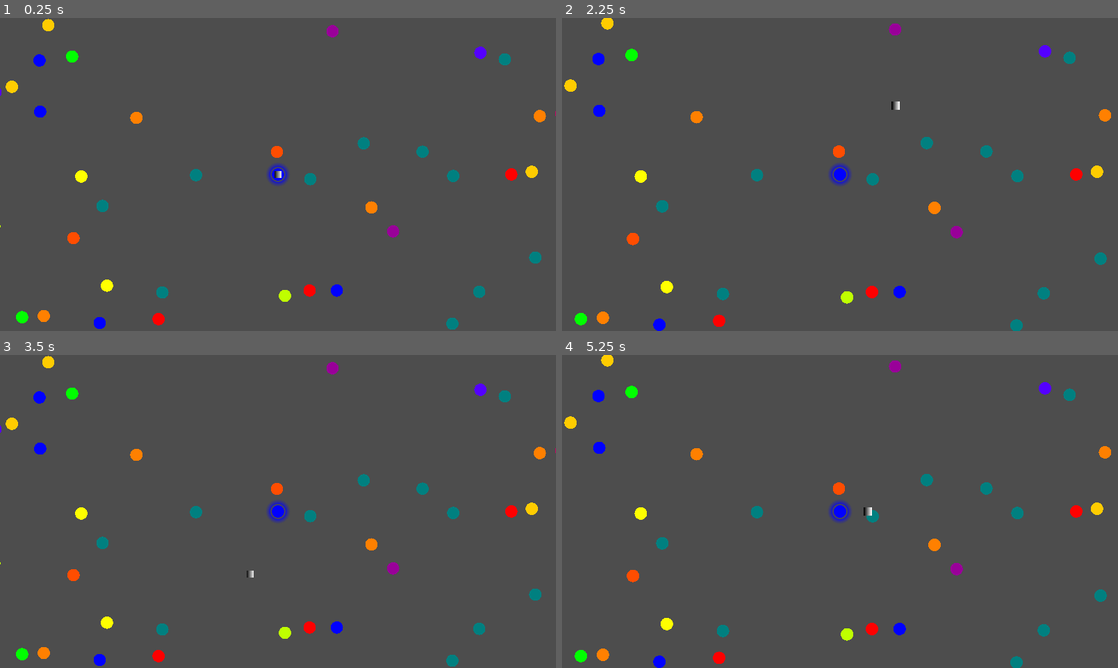
Above: before the commit, frames 1-4 (two rows, left to right).
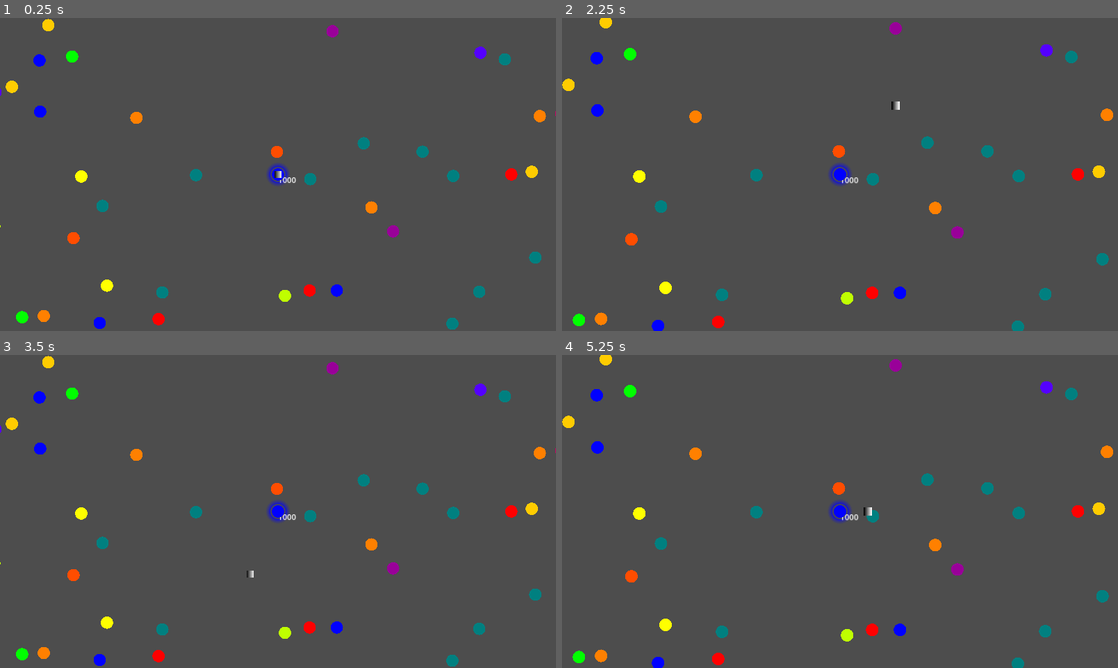
Above: after the commit, the same moments.

Repository: everett-ripley/Colour-Cascade-Game
Game: Godot game, scene res://Scenes/game_scene.tscn
Same seed, same stepped clock (60 frames per second), same inputs: the game is played once before the commit and once after it. The project has no main scene, so this scene is started directly.
Inputs (mouse positions are in pixels of both pictures, inside the frame that each line leads up to):
- Up to frame 1 (0.25 s): no input
- Up to frame 2 (2.25 s): tap Enter at 0.5, 2 s; move the mouse to (962, 158) at 0.52 s; click (962, 158) at 0.6 s; tap Space at 1.25 s; move the mouse to (728, 190) at 1.27 s; right-click (728, 190) at 1.35 s; move the mouse to (895, 105) at 2.02 s; tap Mouse wheel up (ZoomIn) at 2.1 s
- Up to frame 3 (3.5 s): tap Space at 2.75 s; move the mouse to (250, 574) at 2.77 s; tap Mouse wheel down (ZoomOut) at 2.85 s
- Up to frame 4 (5.25 s): tap Enter at 3.5 s; move the mouse to (1006, 558) at 3.52 s; click (1006, 558) at 3.6 s; tap Space at 4.25 s; move the mouse to (673, 464) at 4.27 s; right-click (673, 464) at 4.35 s; move the mouse to (867, 511) at 5.02 s; tap Mouse wheel up (ZoomIn) at 5.1 s

The runs differ from the first frame. In frame 1, less than 0.1% of the frame differs, in the area x 50-54%, y 50-53%; in frame 2, 0.8%, in the area x 0-100%, y 0-100%; in frame 3, less than 0.1%; in frame 4, 0.8%.

Commit message:
Beginning the health system
Added signals from nodes to game logic.

Still need some way to integrate connection length and do the gui.

Diff:
--- a/Scenes/chunk.gd
+++ b/Scenes/chunk.gd
@@ -23,6 +23,7 @@
 	generate_nodes()
 
 func generate_nodes()->void:
+	var parent = get_parent()
 	var offset : Vector2 = -1 * Vector2(x_units*unit_size, y_units*unit_size) / 2
 	for y in (y_units):
 		for x in (x_units):
@@ -34,6 +35,9 @@
 				var randomness : Vector2 = Vector2(randf_range(-1*shift_randomness, shift_randomness),randf_range(-1*shift_randomness, shift_randomness))
 				new_node.position = Vector2(x,y) * unit_size + randomness + offset
 				colour_nodes.append(new_node)
+				new_node.connect("activated", parent.node_activated)
+				new_node.connect("dead", parent.node_killed)
+				new_node.connect("colour_flipped", parent.node_flipped)
 
 	if len(colour_nodes) < minimum_nodes:
 		for i in colour_nodes:
--- a/Scenes/colour_node.gd
+++ b/Scenes/colour_node.gd
@@ -51,6 +51,8 @@
 
 signal colour_updated(new_col:Vector3)
 
+signal colour_flipped(difference:int)
+
 signal activated
 
 signal dead
@@ -95,6 +97,7 @@
 		colour += 11
 	elif colour > 11:
 		colour -= 11
+	emit_signal("colour_flipped", difference)
 	update_colour()
 
 
@@ -109,10 +112,13 @@
 			pass
 		states.active:
 			aura.show()
+			emit_signal("activated")
 		states.dead:
 			aura.hide()
 			sprite.material.set("shader_parameter/colour", Vector3(1.0,1.0,1.0))
 			emit_signal("colour_updated", Vector3(1.0,1.0,1.0))
+			if state != states.dead:
+				emit_signal("dead")
 	state = new
 
 
--- a/Scenes/game_scene.gd
+++ b/Scenes/game_scene.gd
@@ -1,7 +1,7 @@
 extends Node2D
 @onready var camera := $Camera2D
 @export var camera_limit : float = 500.0
-
+@export var health : float = 1000.0
 
 # Called when the node enters the scene tree for the first time.
 func _ready():
@@ -10,7 +10,7 @@
 
 # Called every frame. 'delta' is the elapsed time since the previous frame.
 func _process(delta):
-	pass#generate_new_chunks_from_position(Vector2(mouse.global_position.x/chunk_width, mouse.global_position.y/chunk_height))
+	$Label.text = str(health)
 
 func update_camera_limit(amount:float):
 	camera_limit += amount
@@ -18,3 +18,14 @@
 	camera.limit_right = camera_limit
 	camera.limit_left = -1 * camera_limit
 	camera.limit_top = -1 * camera_limit
+
+func node_activated():
+	health = clamp(health + 50, 0.0, 1000.0)
+
+
+func node_flipped(difference:int):
+	health = clamp(health + 5 * difference, 0.0, 1000.0)
+
+
+func node_killed():
+	health = clamp(health - 50, 0.0, 1000.0)
--- a/Scenes/game_scene.tscn
+++ b/Scenes/game_scene.tscn
@@ -22,8 +22,10 @@
 [node name="Camera2D" type="Camera2D" parent="." node_paths=PackedStringArray("mouse")]
 script = ExtResource("3_1kxcd")
 mouse = NodePath("../Mouse")
-acceleration = 25.0
-zoom_rate = 0.75
+initial_speed = 75.0
+max_speed = 350.0
+acceleration = 40.0
+zoom_rate = 1.2
 
 [node name="MouseDetector" type="Area2D" parent="Camera2D"]
 collision_layer = 4
@@ -36,5 +38,9 @@
 [node name="StartingNode" parent="." instance=ExtResource("1_hvmow")]
 starting_node = true
 
+[node name="Label" type="Label" parent="."]
+offset_right = 40.0
+offset_bottom = 23.0
+
 [connection signal="area_entered" from="Camera2D/MouseDetector" to="Camera2D" method="_on_mouse_detector_area_entered"]
 [connection signal="area_exited" from="Camera2D/MouseDetector" to="Camera2D" method="_on_mouse_detector_area_exited"]
